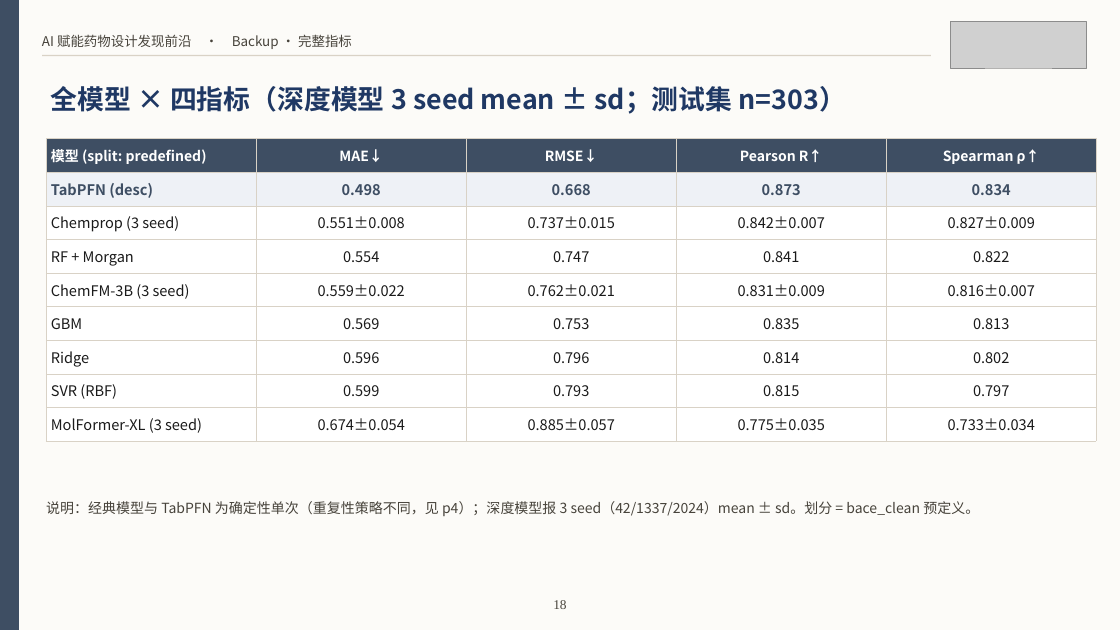
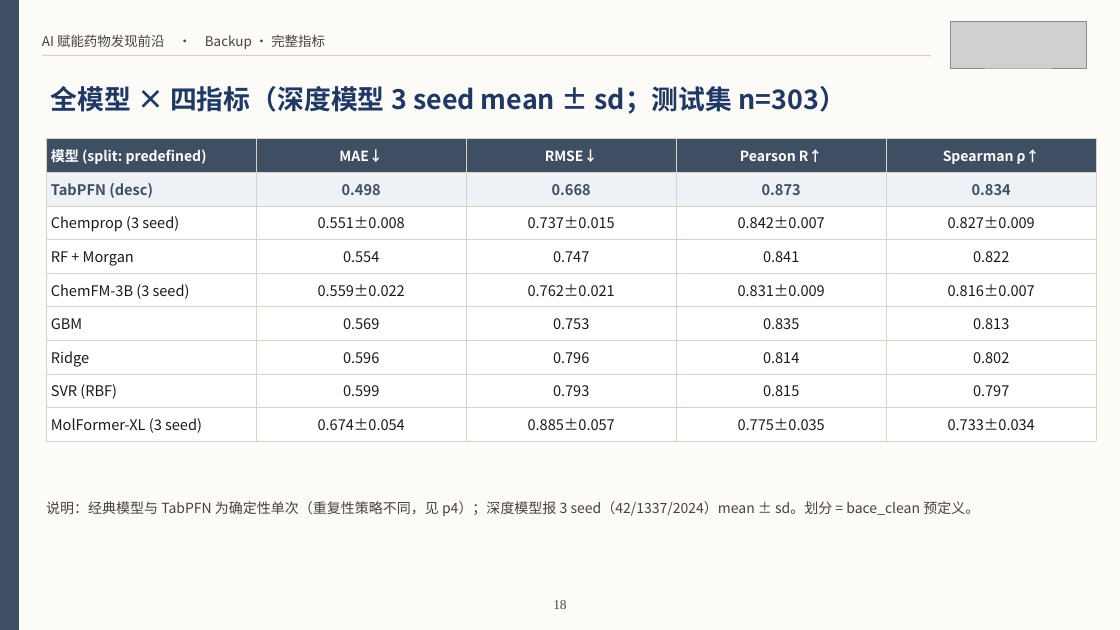
Before and after one commit to Smugpigeon/molecular-conformal-benchmark, a slide deck: slide 20 of report/课程汇报_BACE.pptx. Drawn at 1120x630 pixels with LibreOffice and Linux fonts; fonts in the diff are those of the drawing; grey boxes stand for pictures. Boxes give left, top, right and bottom in pixels: in the first picture for what was removed or moved away, otherwise in the second. Text is boxed around its words. In the diff, an @@ line names an element or a change of style, - is before the commit and + after.

```diff
--- a/report/课程汇报_BACE.pptx
+++ b/report/课程汇报_BACE.pptx
@@ text at [42, 34, 325, 49]: text changed @@
-AI 赋能药物设计发现前沿 · Backup · 完整指标
+AI 赋能药物发现前沿 · Backup · 完整指标
```
Also in this commit, not shown: 26 other slides changed, 5 other files.
